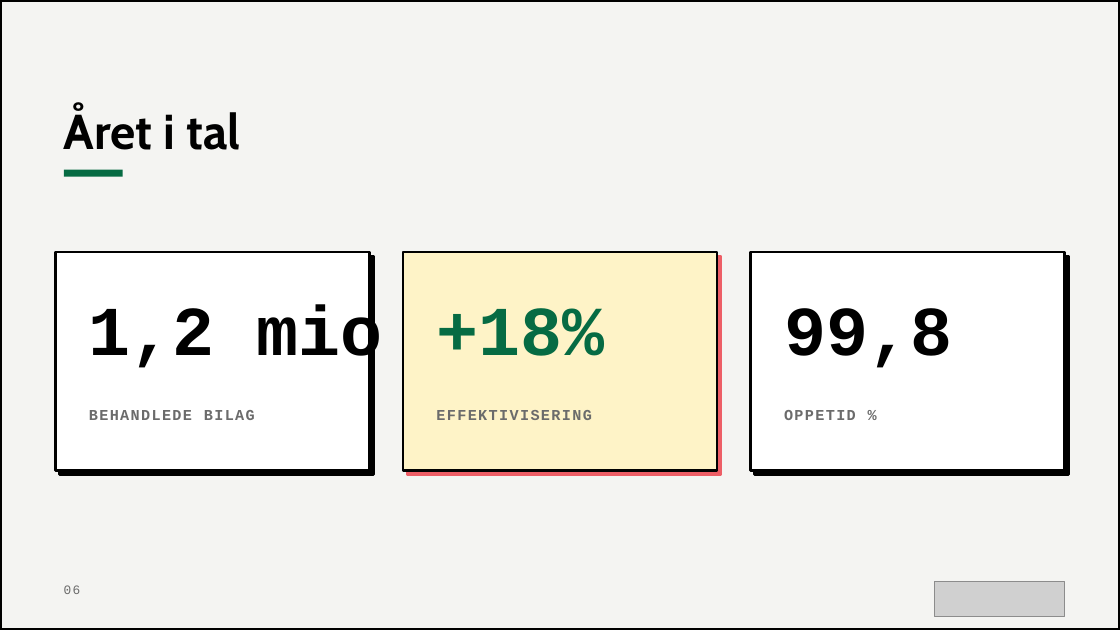
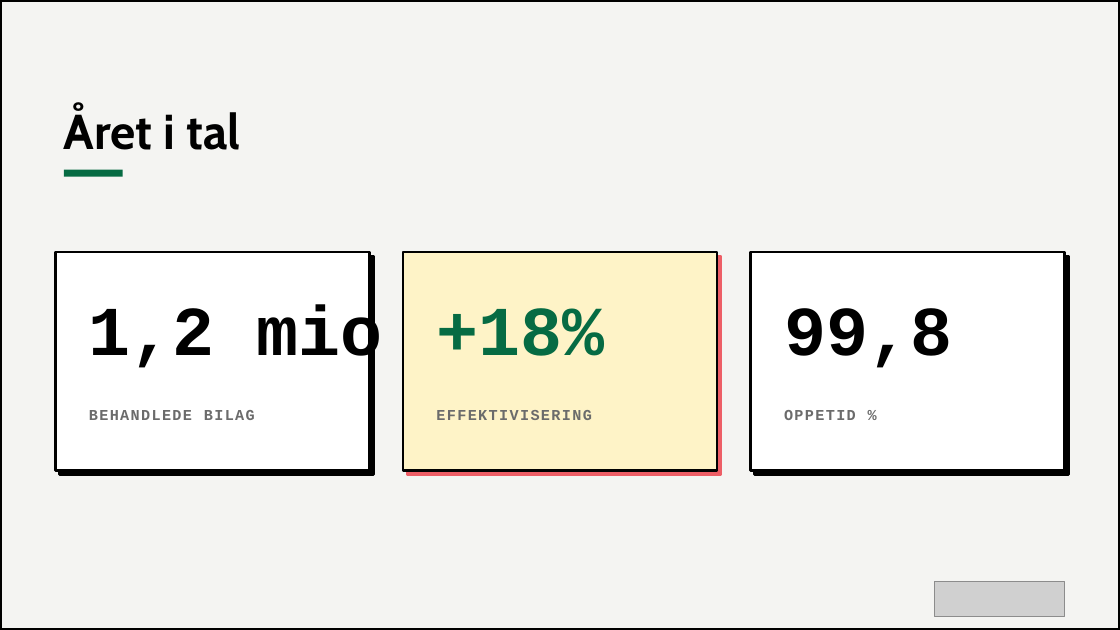
Before and after one commit to morten1415-maker/morten-slides, a slide deck: slide 6 of oes-example.pptx. Drawn at 1120x630 pixels with LibreOffice and Linux fonts; fonts in the diff are those of the drawing; grey boxes stand for pictures. Boxes give left, top, right and bottom in pixels: in the first picture for what was removed or moved away, otherwise in the second. Text is boxed around its words. In the diff, an @@ line names an element or a change of style, - is before the commit and + after.

```diff
--- a/oes-example.pptx
+++ b/oes-example.pptx
@@ text removed at (x1=64, y1=585, x2=81, y2=594) @@
-06
```
Also in this commit, not shown: 13 other slides changed, 5 other files.
